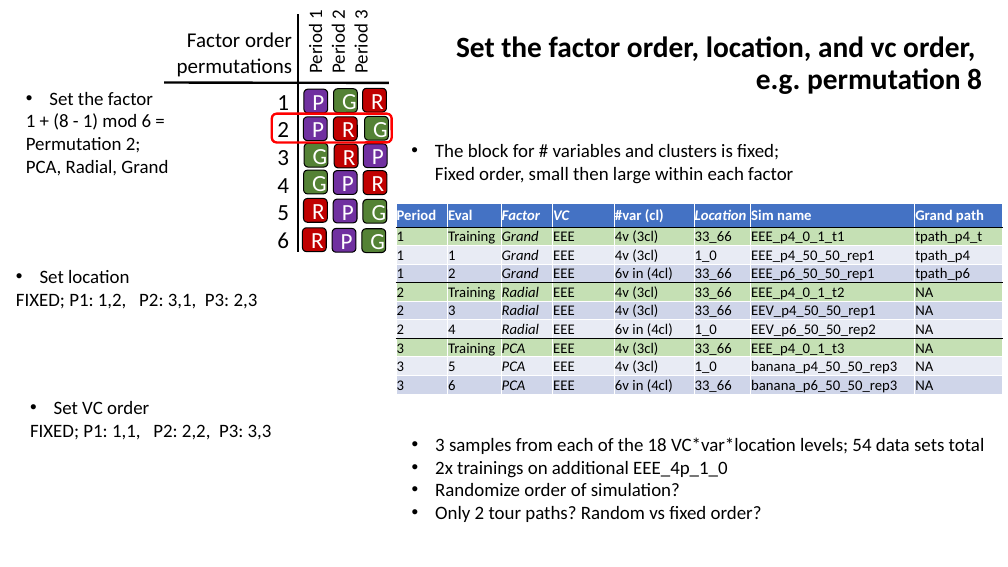
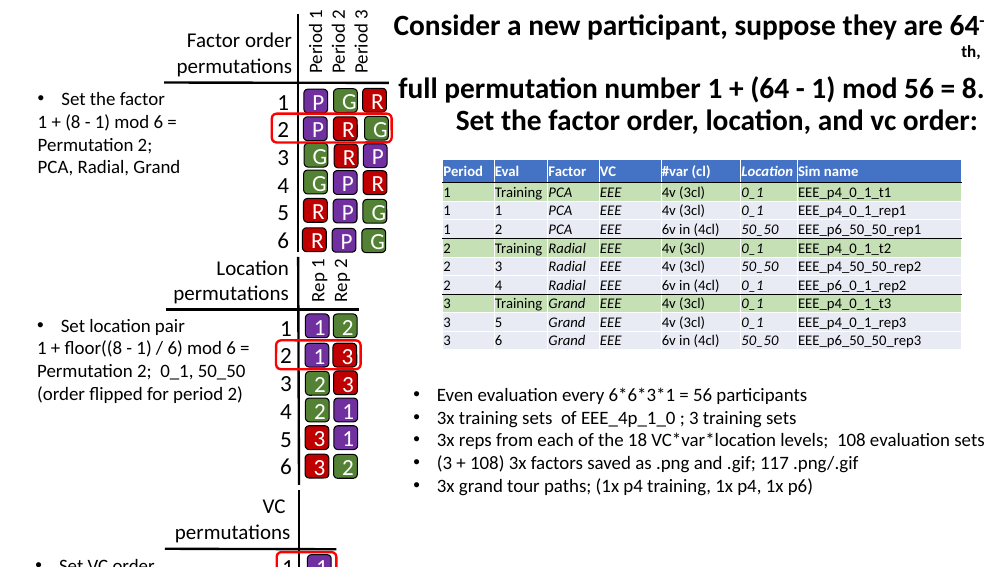
Before and after one commit to nspyrison/spinifex_study, a slide deck: slide 3 of paper/figures/Experimental design graphics.pptx. Drawn at 1008x567 pixels with LibreOffice and Linux fonts; fonts in the diff are those of the drawing. Boxes give left, top, right and bottom in pixels: in the first picture for what was removed or moved away, otherwise in the second. Text is boxed around its words. In the diff, an @@ line names an element or a change of style, - is before the commit and + after.

```diff
--- a/paper/figures/Experimental design graphics.pptx
+++ b/paper/figures/Experimental design graphics.pptx
@@ title at (398, 45, 985, 134): text changed @@
-Set the factor order, location, and vc order,
-e.g. permutation 8
+Consider a new participant, suppose they are 64-th,
+full permutation number 1 + (64 - 1) mod 56 = 8.
+Set the factor order, location, and vc order:
@@ text "Set the factor": place and size @@
-text "Set the factor" at (26, 92, 168, 176)
+text "Set the factor" at (38, 92, 180, 176)
@@ text removed at (435, 144, 793, 184) @@
-• The block for # variables and clusters is fixed;
-  Fixed order, small then large within each factor
@@ table at (443, 159, 962, 352) @@
-column 3: Factor | Grand | Grand | Grand | Radial | Radial | Radial | PCA | PCA | PCA
+column 3: Factor | PCA | PCA | PCA | Radial | Radial | Radial | Grand | Grand | Grand
-column 6: Location | 33_66 | 1_0 | 33_66 | 33_66 | 33_66 | 1_0 | 33_66 | 1_0 | 33_66
-column 7: Sim name | EEE_p4_0_1_t1 | EEE_p4_50_50_rep1 | EEE_p6_50_50_rep1 | EEE_p4_0_1_t2 | EEV_p4_50_50_rep1 | EEV_p6_50_50_rep2 | EEE_p4_0_1_t3 | banana_p4_50_50_rep3 | banana_p6_50_50_rep3
-column 8: Grand path | tpath_p4_t | tpath_p4 | tpath_p6 | NA | NA | NA | NA | NA | NA
+column 6: Location | 0_1 | 0_1 | 50_50 | 0_1 | 50_50 | 0_1 | 0_1 | 0_1 | 50_50
+column 7: Sim name | EEE_p4_0_1_t1 | EEE_p4_0_1_rep1 | EEE_p6_50_50_rep1 | EEE_p4_0_1_t2 | EEE_p4_50_50_rep2 | EEE_p6_0_1_rep2 | EEE_p4_0_1_t3 | EEE_p4_0_1_rep3 | EEE_p6_50_50_rep3
@@ table: place and size @@
-table at (396, 203, 1003, 397)
+table at (443, 159, 962, 352)
@@ text at (37, 319, 246, 403): text changed @@
-• Set location
-FIXED; P1: 1,2, P2: 3,1, P3: 2,3
+• Set location pair
+1 + floor((8 - 1) / 6) mod 6 =
+Permutation 2; 0_1, 50_50
+(order flipped for period 2)
@@ text at (437, 387, 984, 496): text changed @@
-• 3 samples from each of the 18 VC*var*location levels; 54 data sets total
-• 2x trainings on additional EEE_4p_1_0
-• Randomize order of simulation?
-• Only 2 tour paths? Random vs fixed order?
+• Even evaluation every 6*6*3*1 = 56 participants
+• 3x training sets of EEE_4p_1_0 ; 3 training sets
+• 3x reps from each of the 18 VC*var*location levels; 108 evaluation sets
+• (3 + 108) 3x factors saved as .png and .gif; 117 .png/.gif
+• 3x grand tour paths; (1x p4 training, 1x p4, 1x p6)
@@ text "Set VC order": place and size @@
-text "Set VC order" at (30, 401, 272, 440)
+text "Set VC order" at (581, 411, 675, 427)
@@ text at (581, 411, 675, 427): text changed @@
-FIXED; P1: 1,1, P2: 2,2, P3: 3,3
+1 + floor((8 - 1)/ 36) mod 3 =
+Permutation 1; EEE
@@ group added at (166, 257, 361, 485): 13 rounded rectangles, 3 texts, 2 lines @@
+1
+2
+3
+4
+5
+6
+Rep 1
+Rep 2
+Location
+permutations
+1
+2
+3
+1
+2
+2
+3
+3
+3
+1
+1
+2
@@ group added at (165, 455, 452, 567): 2 texts, 2 lines, 2 rounded rectangles @@
+VC
+permutations
+1
+1
+2
+3
```
Also in this commit, not shown: 1 other slide changed, 1 slide added, 1 slide removed, 4 other files.
